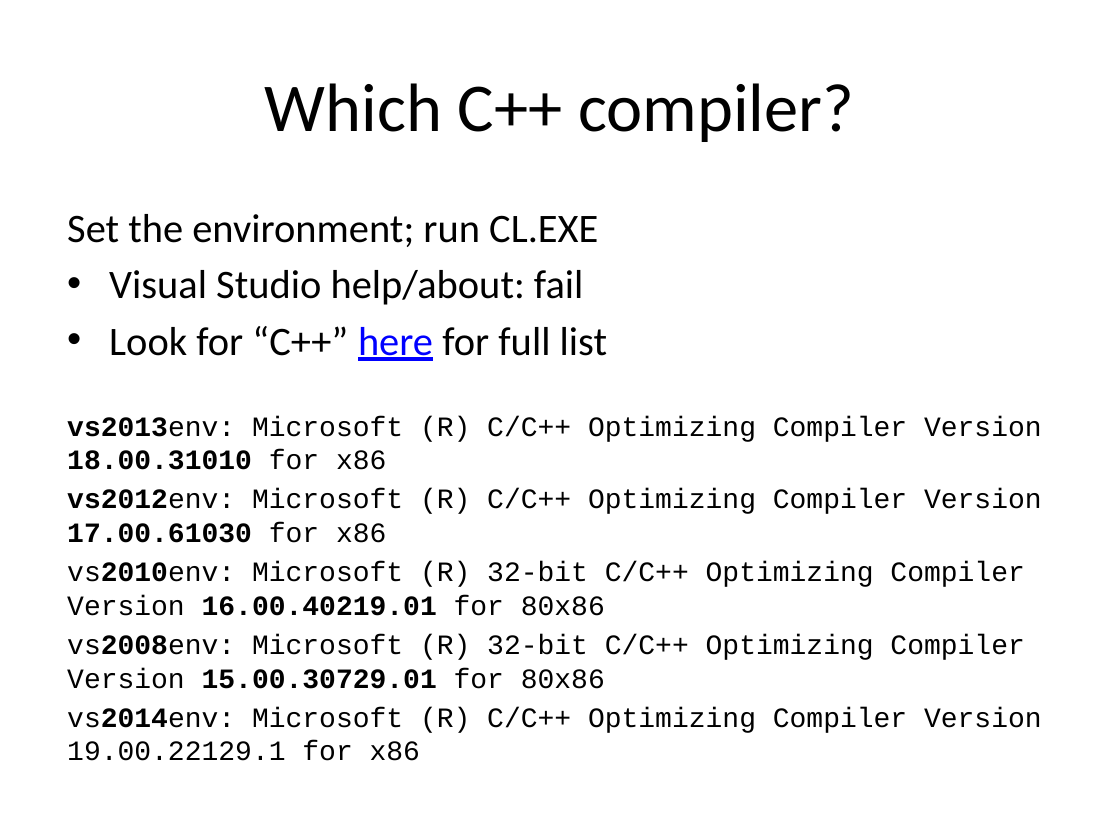
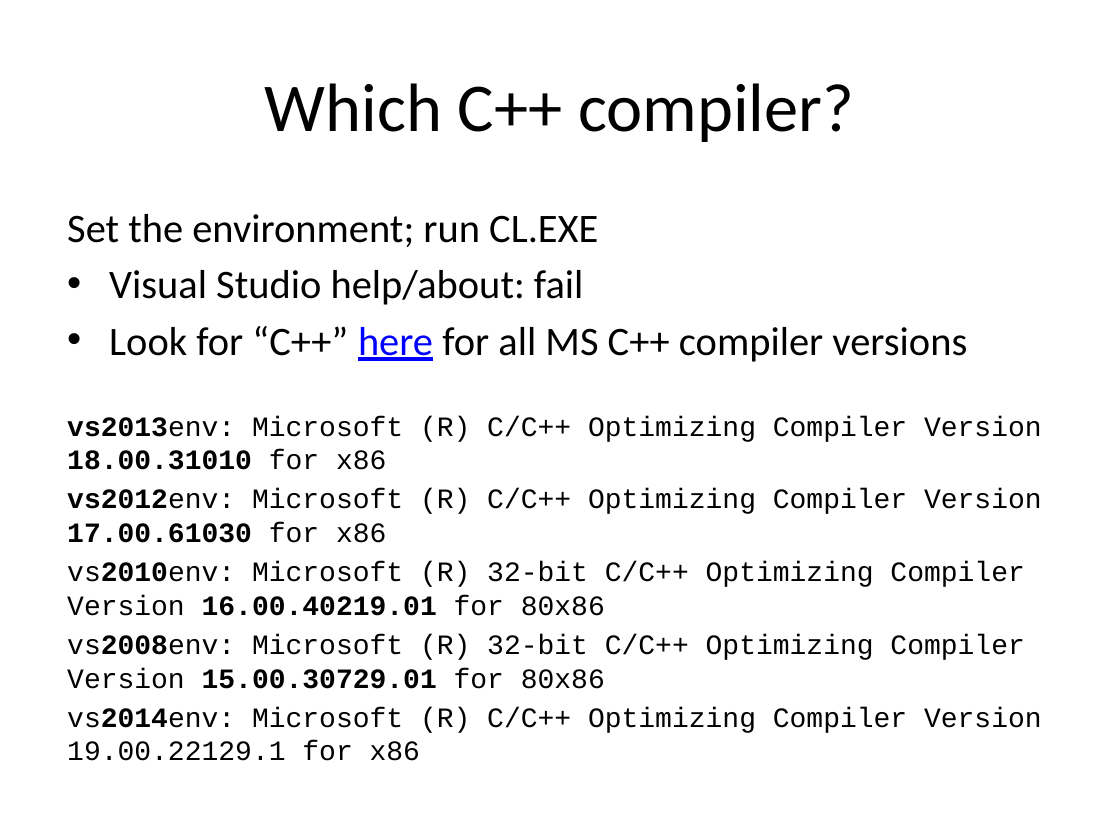
Before and after one commit to fellmad/FunWithCpp11, a slide deck: slide 13 of doc/Fun_with_C++11.pptx (slide 9 before the commit). Drawn at 1120x840 pixels with LibreOffice and Linux fonts; fonts in the diff are those of the drawing. Boxes give left, top, right and bottom in pixels: in the first picture for what was removed or moved away, otherwise in the second. Text is boxed around its words. In the diff, an @@ line names an element or a change of style, - is before the commit and + after.

```diff
--- a/doc/Fun_with_C++11.pptx
+++ b/doc/Fun_with_C++11.pptx
@@ text at (109,326,967,362): text changed @@
-• Look for “C++” here for full list
+• Look for “C++” here for all MS C++ compiler versions
```
Also in this commit, not shown: 3 other slides changed, 7 slides added.
